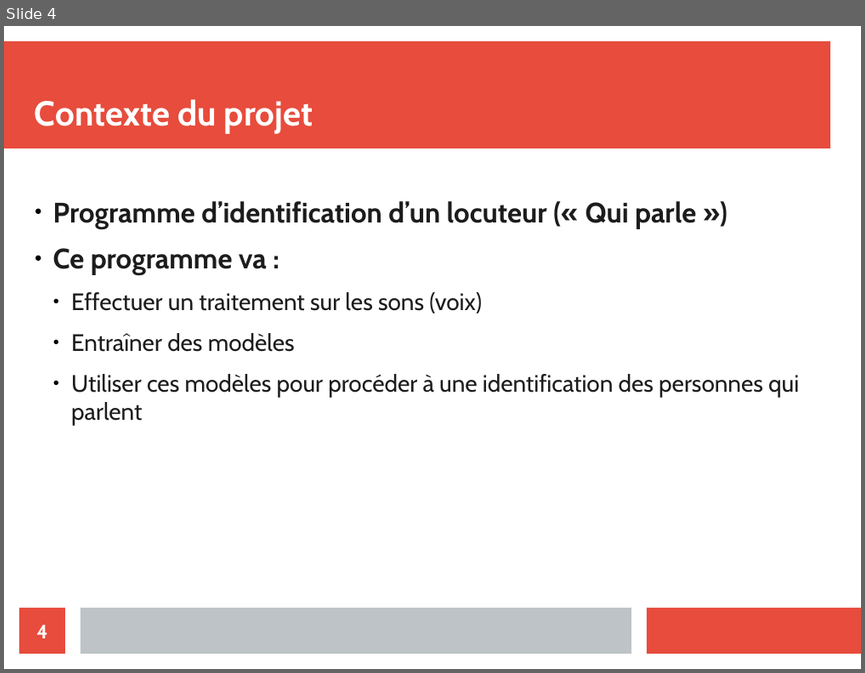
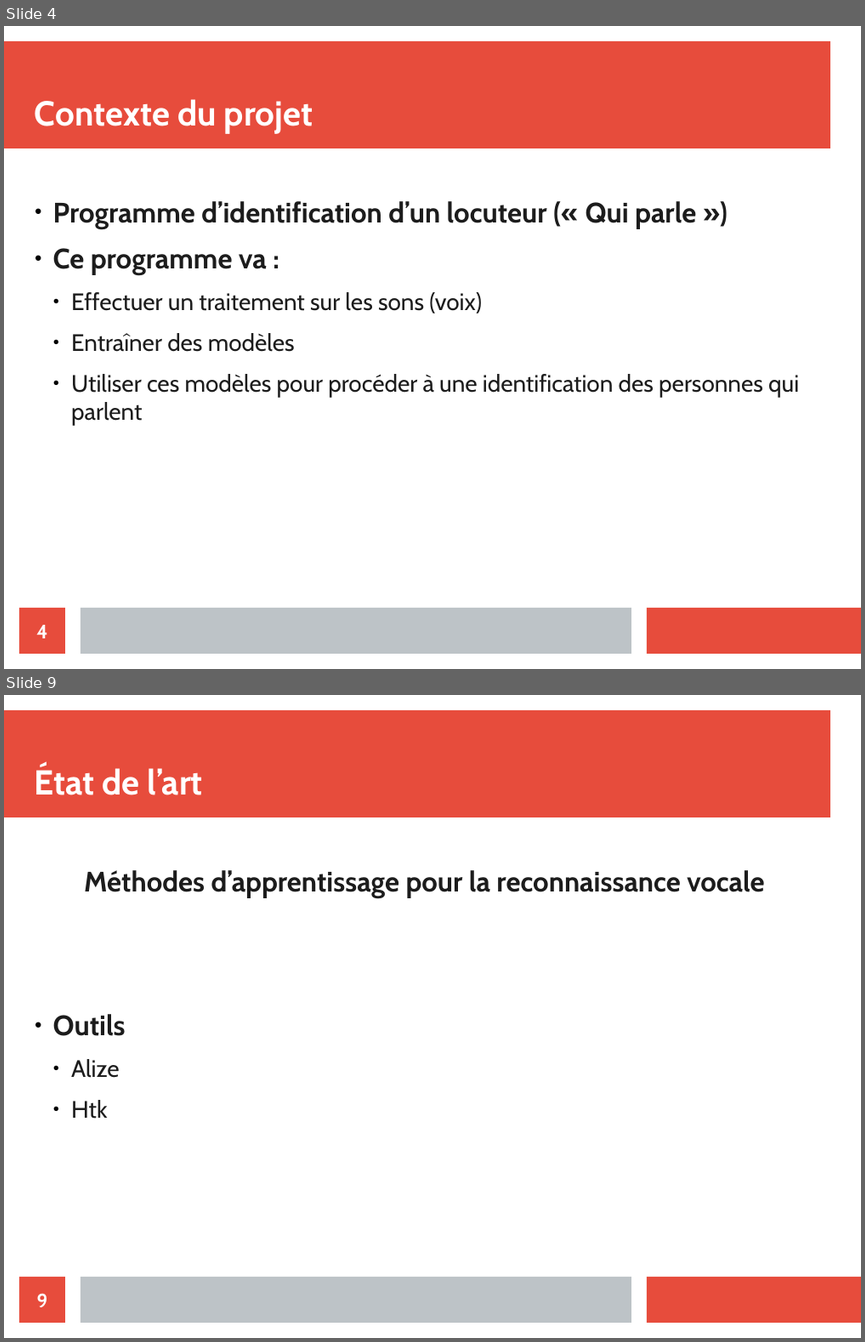
Before and after one commit to bessalahAmar/Speaker-Verification-paris8-, a slide deck: Presentation/diapo.odp. Shown one above the other, each under a label of ours: slide 4 before the commit, slides 4 and 9 after it; the slides between them are not shown. The pictures are 865x673 and 865x1342 pixels, drawn with LibreOffice and Linux fonts; fonts in the diff are those of the drawing. Boxes give left, top, right and bottom in pixels: in the first picture for what was removed or moved away, otherwise in the second. Text is boxed around its words. In the diff, an @@ line names an element or a change of style, - is before the commit and + after.

```diff
--- a/Presentation/diapo.odp
+++ b/Presentation/diapo.odp
@@ slide 9 added at [4, 695, 861, 1338], background #FFFFFF; not listed: 3 template elements that a slide beside it also shows @@
@@ title added at [35, 766, 203, 795], 32 pt, text #FFFFFF, bold @@
+État de l’art
@@ text added at [84, 870, 764, 897], 26 pt, text #1C1C1C, bold @@
+Méthodes d’apprentissage pour la reconnaissance vocale
@@ text added at [53, 1014, 126, 1118], 22 pt, text #1C1C1C @@
+● Outils
+  ● Alize
+  ● Htk
@@ page number added at [19, 1276, 65, 1322], fill #E74C3C, 18 pt, text #FFFFFF, bold @@
+9
```
Also in this commit, not shown: 3 slides changed, 13 other slides added.
